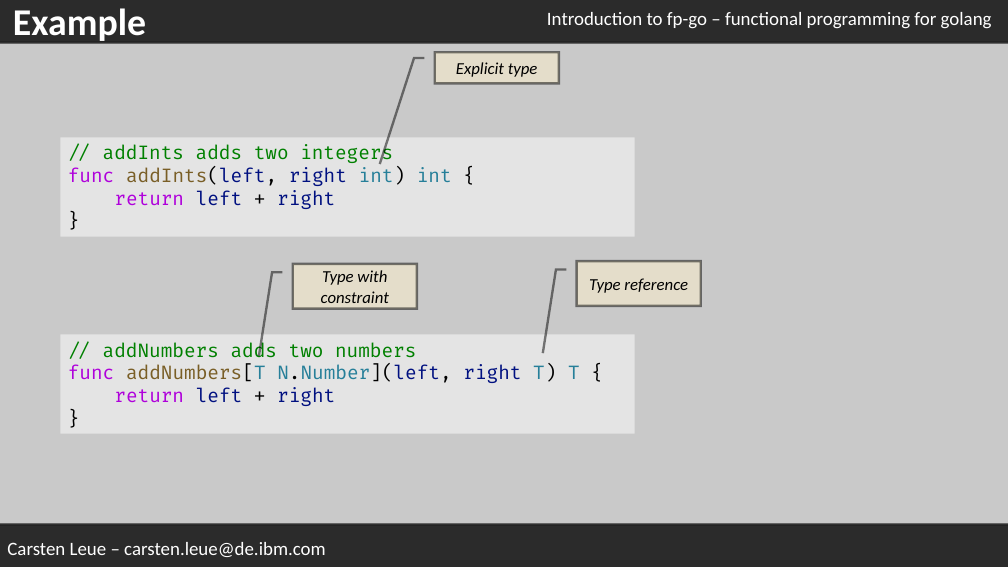
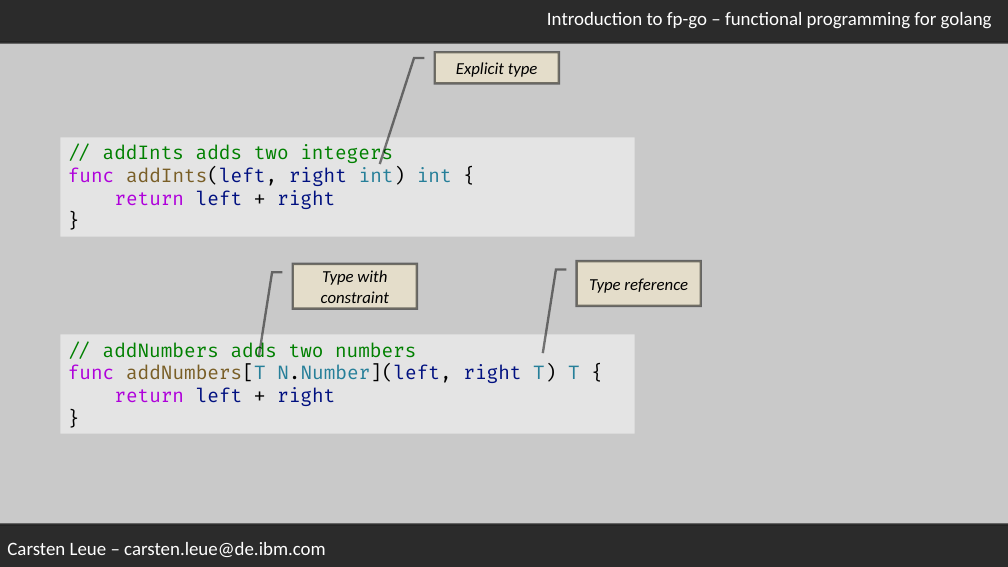
Before and after one commit to IBM/fp-go, a slide deck: slide 6 of samples/presentation/introduction.pptx (slide 5 before the commit). Drawn at 1008x567 pixels with LibreOffice and Linux fonts; fonts in the diff are those of the drawing; background and template pictures are left out; a plain dark background stands for a picture behind light text. Boxes give left, top, right and bottom in pixels: in the first picture for what was removed or moved away, otherwise in the second. Text is boxed around its words. In the diff, an @@ line names an element or a change of style, - is before the commit and + after.

```diff
--- a/samples/presentation/introduction.pptx
+++ b/samples/presentation/introduction.pptx
@@ text removed at bbox=[13, 8, 146, 45] @@
-Example
```
Also in this commit, not shown: 6 other slides changed, 10 slides added, 6 other files.
